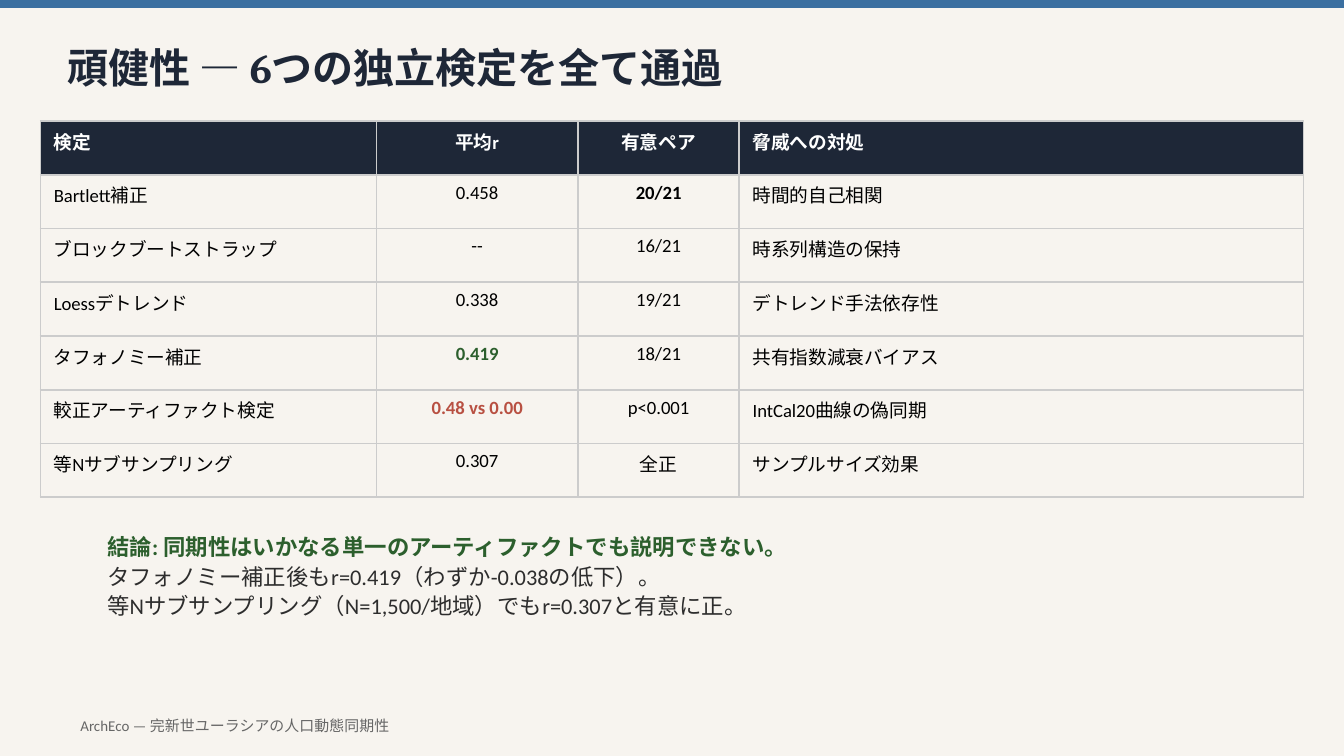
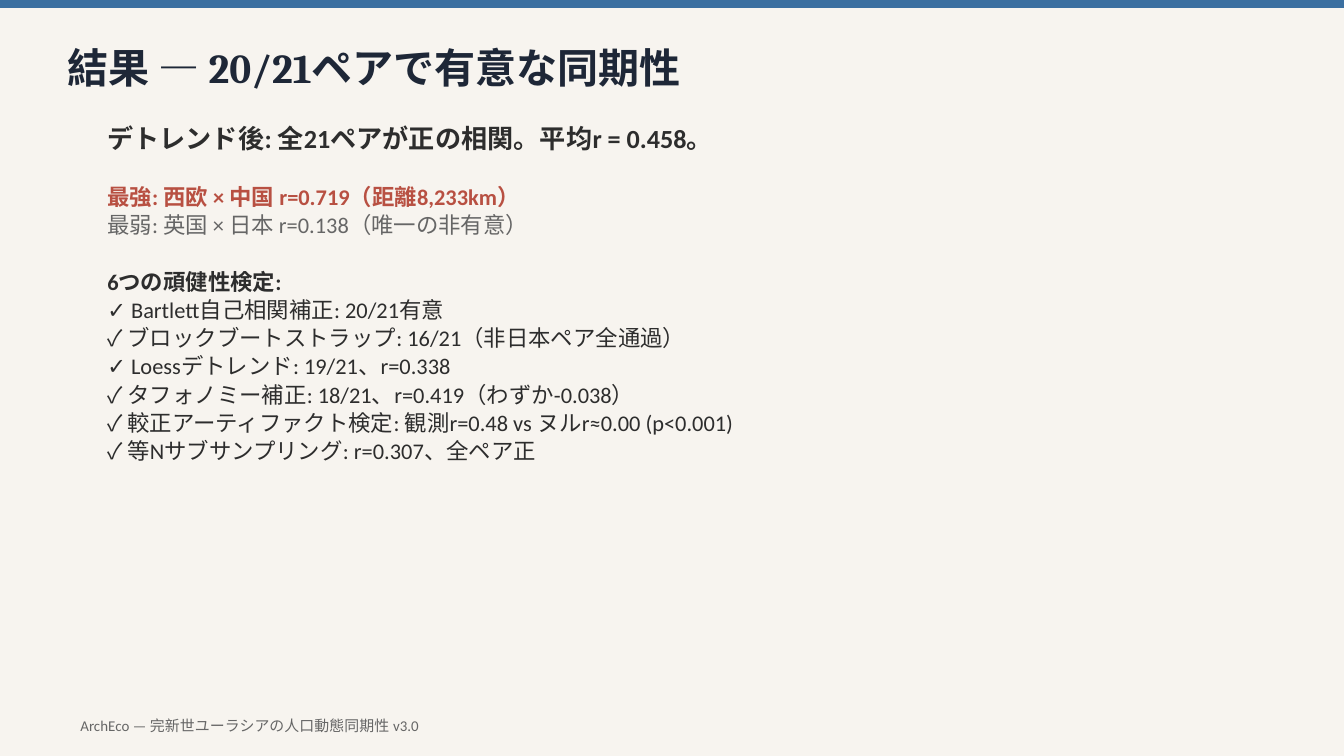
Before and after one commit to hiroshi75/paper, a slide deck: slide 5 of demographic-synchrony-eurasia/demographic_synchrony_eurasia_ja.pptx (slide 6 before the commit). Drawn at 1344x756 pixels with LibreOffice and Linux fonts; fonts in the diff are those of the drawing. Boxes give left, top, right and bottom in pixels: in the first picture for what was removed or moved away, otherwise in the second. Text is boxed around its words. In the diff, an @@ line names an element or a change of style, - is before the commit and + after.

```diff
--- a/demographic-synchrony-eurasia/demographic_synchrony_eurasia_ja.pptx
+++ b/demographic-synchrony-eurasia/demographic_synchrony_eurasia_ja.pptx
@@ text at <box>67,47,681,89</box>: text changed @@
-頑健性 — 6つの独立検定を全て通過
+結果 — 20/21ペアで有意な同期性
@@ table removed at <box>40,121,1304,497</box>, 7 rows, 4 columns @@
-検定 | 平均r | 有意ペア | 脅威への対処
-Bartlett補正 | 0.458 | 20/21 | 時間的自己相関
-ブロックブートストラップ | -- | 16/21 | 時系列構造の保持
-Loessデトレンド | 0.338 | 19/21 | デトレンド手法依存性
-タフォノミー補正 | 0.419 | 18/21 | 共有指数減衰バイアス
-較正アーティファクト検定 | 0.48 vs 0.00 | p<0.001 | IntCal20曲線の偽同期
-等Nサブサンプリング | 0.307 | 全正 | サンプルサイズ効果
@@ text added at <box>107,125,733,461</box>, 12 pt, text #2D2D2D @@
+デトレンド後: 全21ペアが正の相関。平均r = 0.458。
+最強: 西欧 × 中国 r=0.719（距離8,233km）
+最弱: 英国 × 日本 r=0.138（唯一の非有意）
+6つの頑健性検定:
+✓ Bartlett自己相関補正: 20/21有意
+✓ ブロックブートストラップ: 16/21（非日本ペア全通過）
+✓ Loessデトレンド: 19/21、r=0.338
+✓ タフォノミー補正: 18/21、r=0.419（わずか-0.038）
+✓ 較正アーティファクト検定: 観測r=0.48 vs ヌルr≈0.00 (p<0.001)
+✓ 等Nサブサンプリング: r=0.307、全ペア正
@@ text removed at <box>107,536,787,617</box> @@
-結論: 同期性はいかなる単一のアーティファクトでも説明できない。
-タフォノミー補正後もr=0.419（わずか-0.038の低下）。
-等Nサブサンプリング（N=1,500/地域）でもr=0.307と有意に正。
@@ text at <box>80,718,419,732</box>: text changed @@
-ArchEco — 完新世ユーラシアの人口動態同期性
+ArchEco — 完新世ユーラシアの人口動態同期性 v3.0
```
Also in this commit, not shown: 8 other slides changed, 2 slides added, 3 slides removed.
